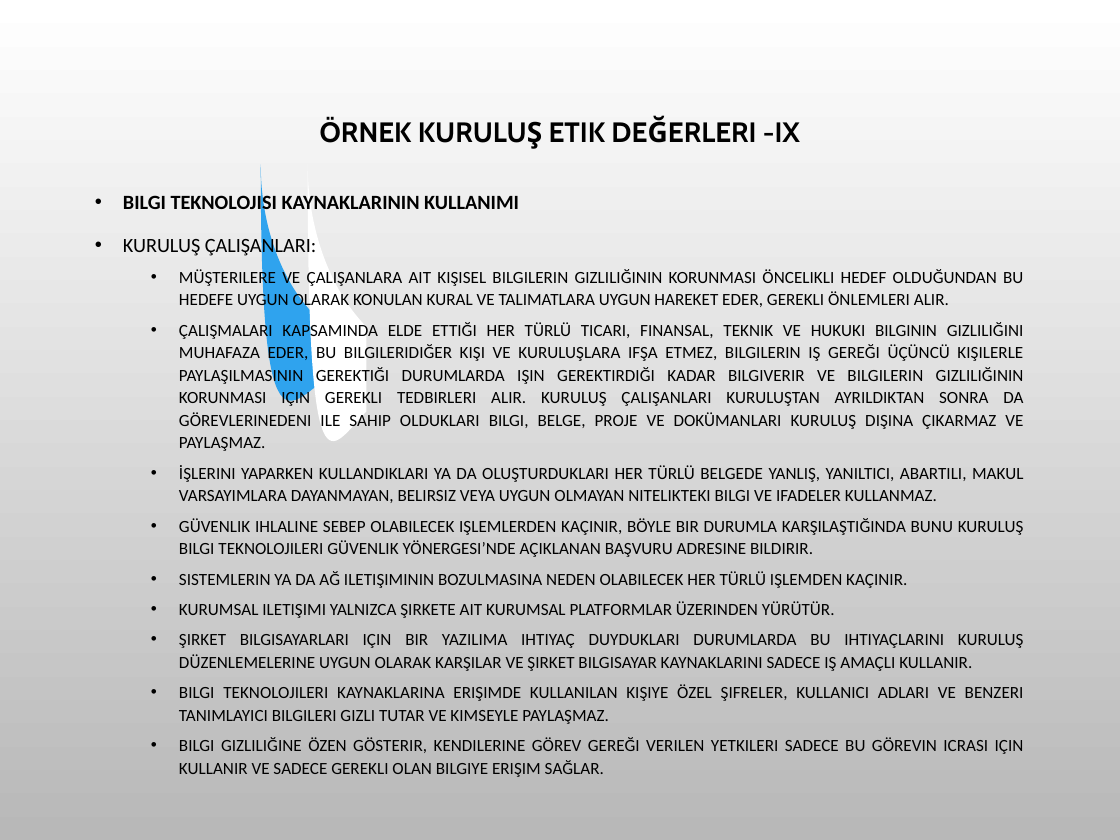
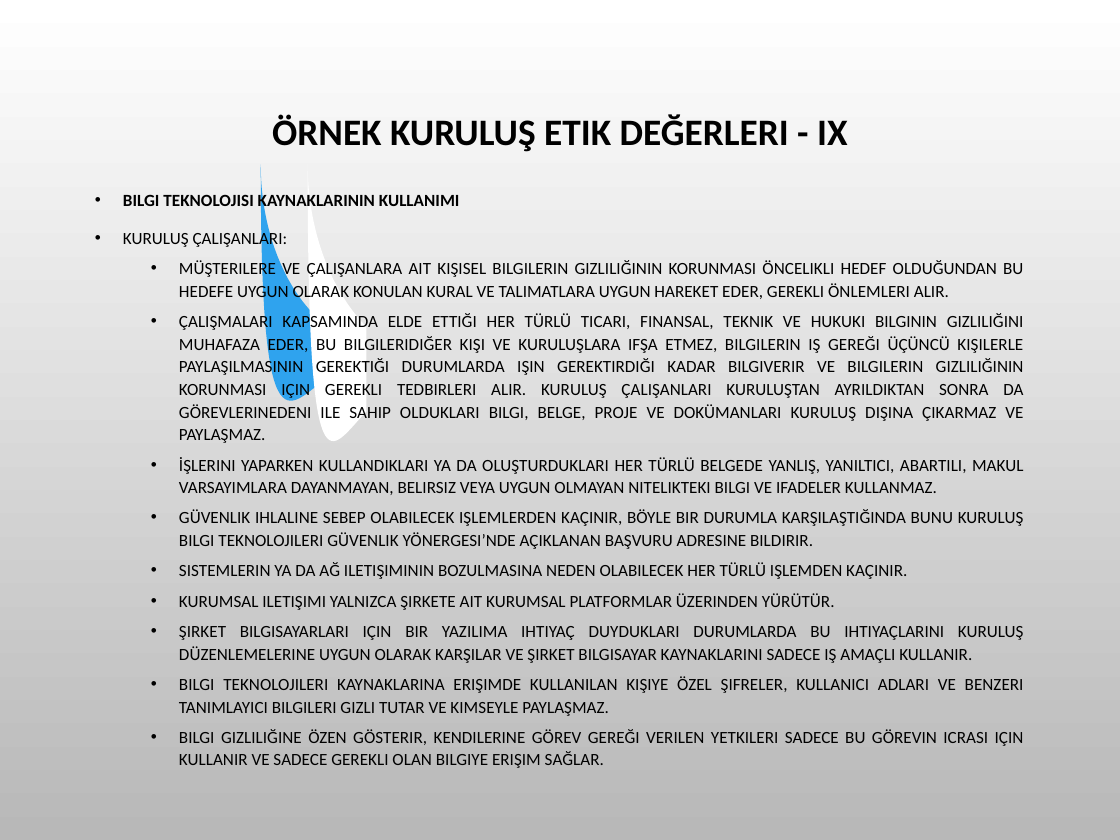
Before and after one commit to SevdanurGENC/20-21-Lecture-Notes, a slide deck: slide 30 of 4. Bolum - Meslek Etigi - Kurumsal Etik.ppt. Drawn at 1120x840 pixels with LibreOffice and Linux fonts; fonts in the diff are those of the drawing; background and template pictures are left out. Boxes give left, top, right and bottom in pixels: in the first picture for what was removed or moved away, otherwise in the second. Text is boxed around its words. In the diff, an @@ line names an element or a change of style, - is before the commit and + after.

```diff
--- a/4. Bolum - Meslek Etigi - Kurumsal Etik.ppt
+++ b/4. Bolum - Meslek Etigi - Kurumsal Etik.ppt
@@ title at [272,114,847,152]: text changed; size 18 to 24 pt; font Cabin to Calibri @@
-ÖRNEK KURULUŞ ETIK DEĞERLERI -IX
+ÖRNEK KURULUŞ ETIK DEĞERLERI - IX
@@ text at [123,192,460,249]: size 13 to 11 pt in "BILGI TEKNOLOJISI KAYNAKLARININ KULLANIMI", "KURULUŞ ÇALIŞANLARI:" @@
```
Also in this commit, not shown: 12 other slides changed.
